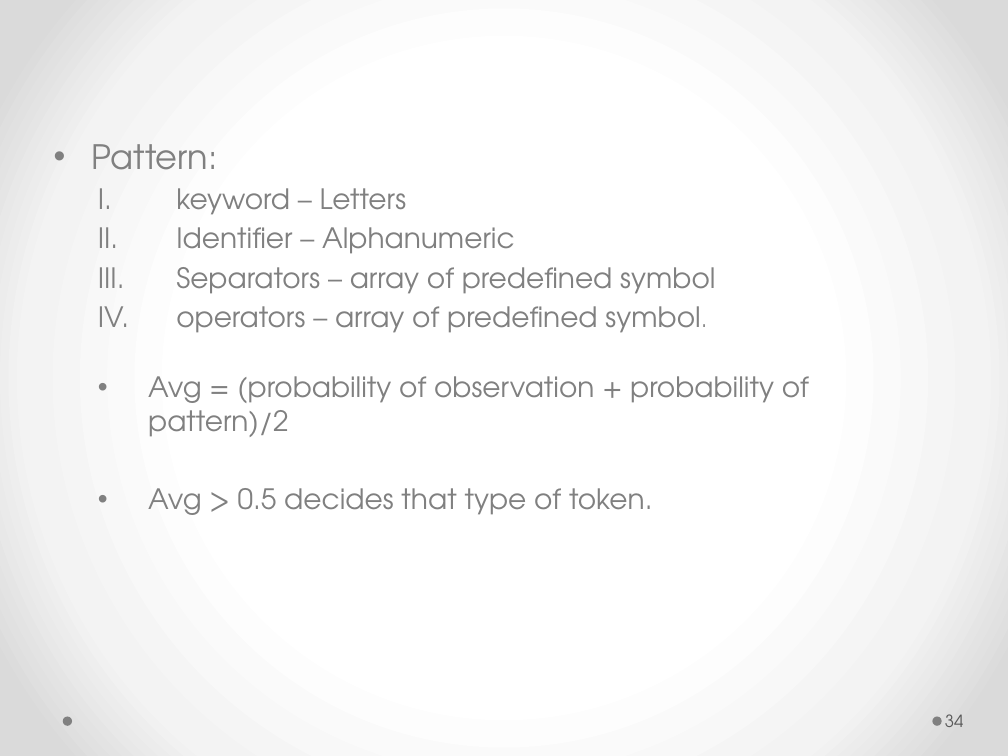
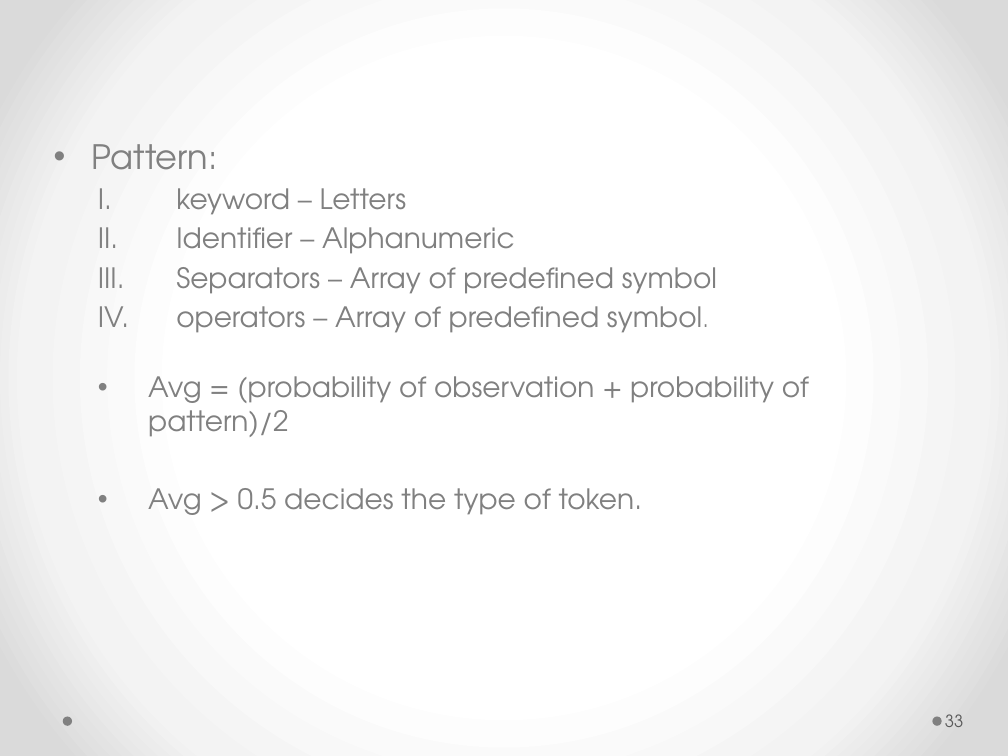
Before and after one commit to amit1984/Thesis, a slide deck: slide 33 of thesis_v4.pptx (slide 34 before the commit). Drawn at 1008x756 pixels with LibreOffice and Linux fonts; fonts in the diff are those of the drawing. Boxes give left, top, right and bottom in pixels: in the first picture for what was removed or moved away, otherwise in the second. Text is boxed around its words. In the diff, an @@ line names an element or a change of style, - is before the commit and + after.

```diff
--- a/thesis_v4.pptx
+++ b/thesis_v4.pptx
@@ text at box(176, 267, 717, 333): text changed @@
-  III. Separators – array of predefined symbol
-  IV. operators – array of predefined symbol.
+  III. Separators – Array of predefined symbol
+  IV. operators – Array of predefined symbol.
@@ text at box(148, 488, 643, 515): text changed @@
-  • Avg > 0.5 decides that type of token.
+  • Avg > 0.5 decides the type of token.
@@ page number at box(945, 714, 964, 727): text changed @@
-34
+33
```
Also in this commit, not shown: 15 other slides changed, 2 slides added, 3 slides removed.
